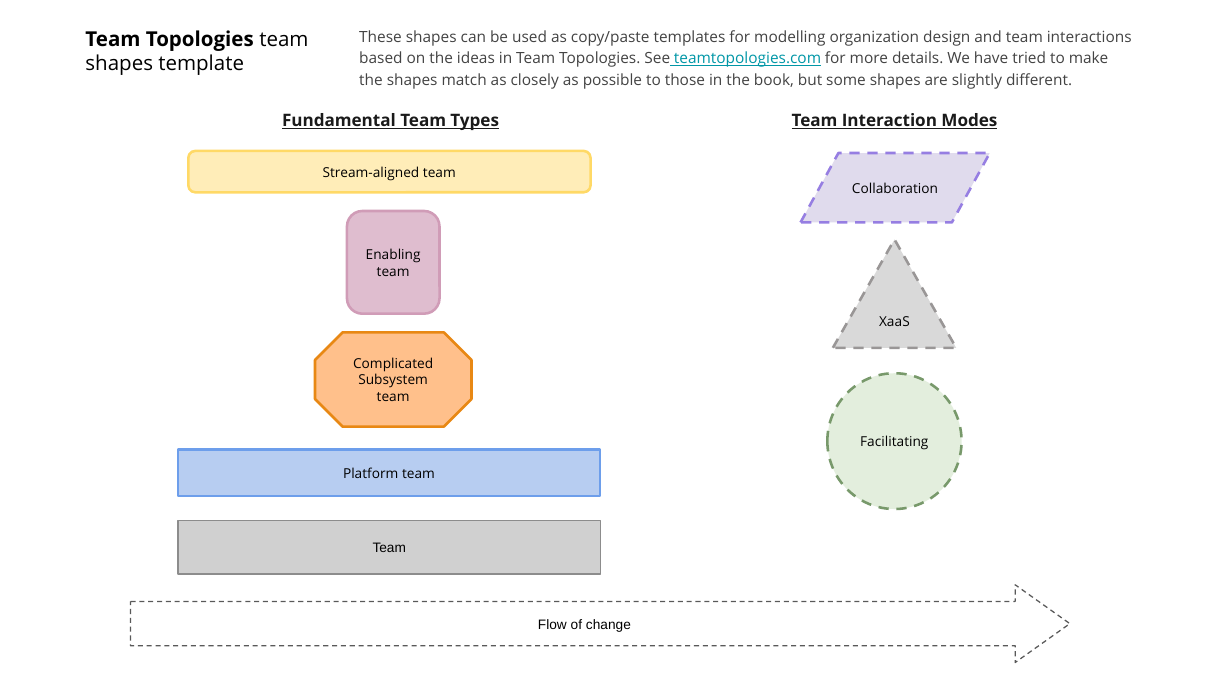
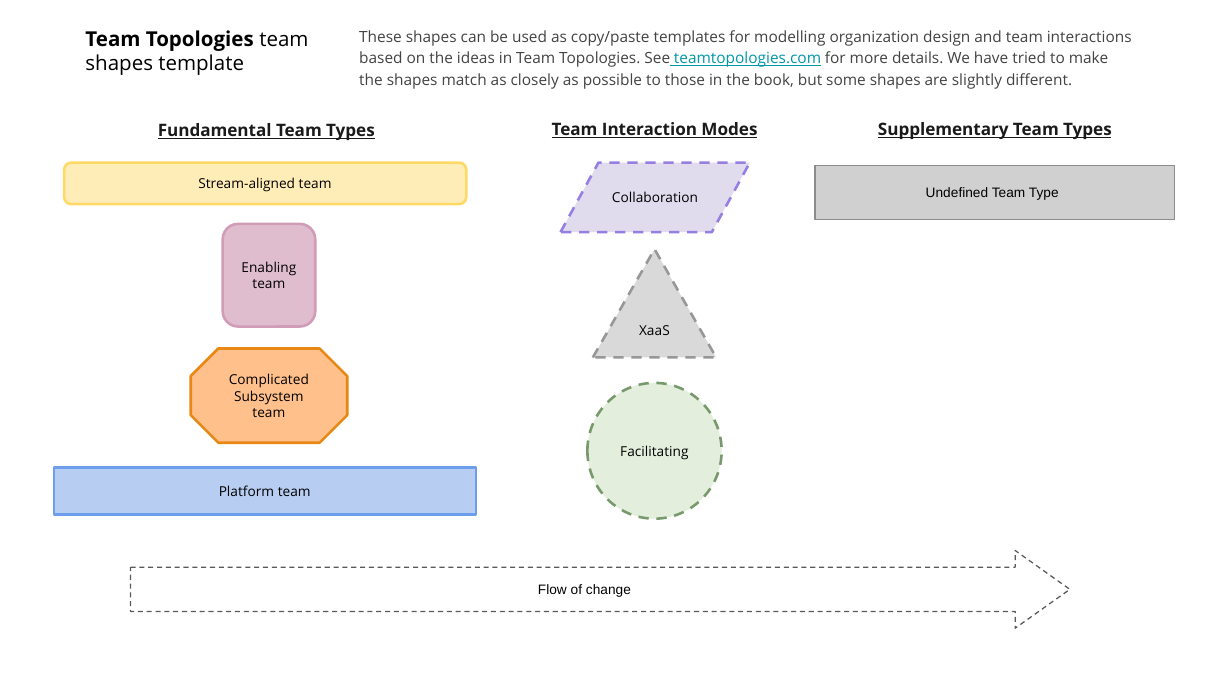
Before and after one commit to TeamTopologies/Team-Shape-Templates, a slide deck: slide 1 of powerpoint/Team Topologies Template for modelling - PowerPoint.pptx. Drawn at 1232x693 pixels with LibreOffice and Linux fonts; fonts in the diff are those of the drawing; grey boxes stand for pictures. Boxes give left, top, right and bottom in pixels: in the first picture for what was removed or moved away, otherwise in the second. Text is boxed around its words. In the diff, an @@ line names an element or a change of style, - is before the commit and + after.

Commit message:
Updated PPT

```diff
--- a/powerpoint/Team Topologies Template for modelling - PowerPoint.pptx
+++ b/powerpoint/Team Topologies Template for modelling - PowerPoint.pptx
@@ text "Fundamental Team Types": place and size @@
-text "Fundamental Team Types" at bbox=[282, 113, 499, 130]
+text "Fundamental Team Types" at bbox=[158, 123, 375, 140]
@@ text added at bbox=[878, 122, 1112, 139], 10 pt, text #1A1A1A, bold, underline @@
+Supplementary Team Types
@@ rounded rectangle "Stream-aligned team": place and size @@
-rounded rectangle "Stream-aligned team" at bbox=[188, 152, 590, 193]
+rounded rectangle "Stream-aligned team" at bbox=[64, 163, 466, 205]
@@ picture: place and size @@
-picture at bbox=[179, 520, 601, 574]
+picture at bbox=[816, 166, 1175, 221]
@@ text at bbox=[926, 187, 1059, 200]: text changed @@
-Team
+Undefined Team Type
@@ 1 text, 1 flow chart input output, 1 ellipse, 1 triangle: place and size @@
-1 text, 1 flow chart input output, 1 ellipse, 1 triangle at bbox=[792, 113, 997, 509]
+1 text, 1 flow chart input output, 1 ellipse, 1 triangle at bbox=[552, 122, 757, 519]
@@ 2 rounded rectangles, 1 octagon: place and size @@
-2 rounded rectangles, 1 octagon at bbox=[179, 211, 601, 496]
+2 rounded rectangles, 1 octagon at bbox=[54, 224, 477, 514]
@@ right arrow "Flow of change": place and size @@
-right arrow "Flow of change" at bbox=[131, 585, 1069, 663]
+right arrow "Flow of change" at bbox=[131, 551, 1069, 628]
```
